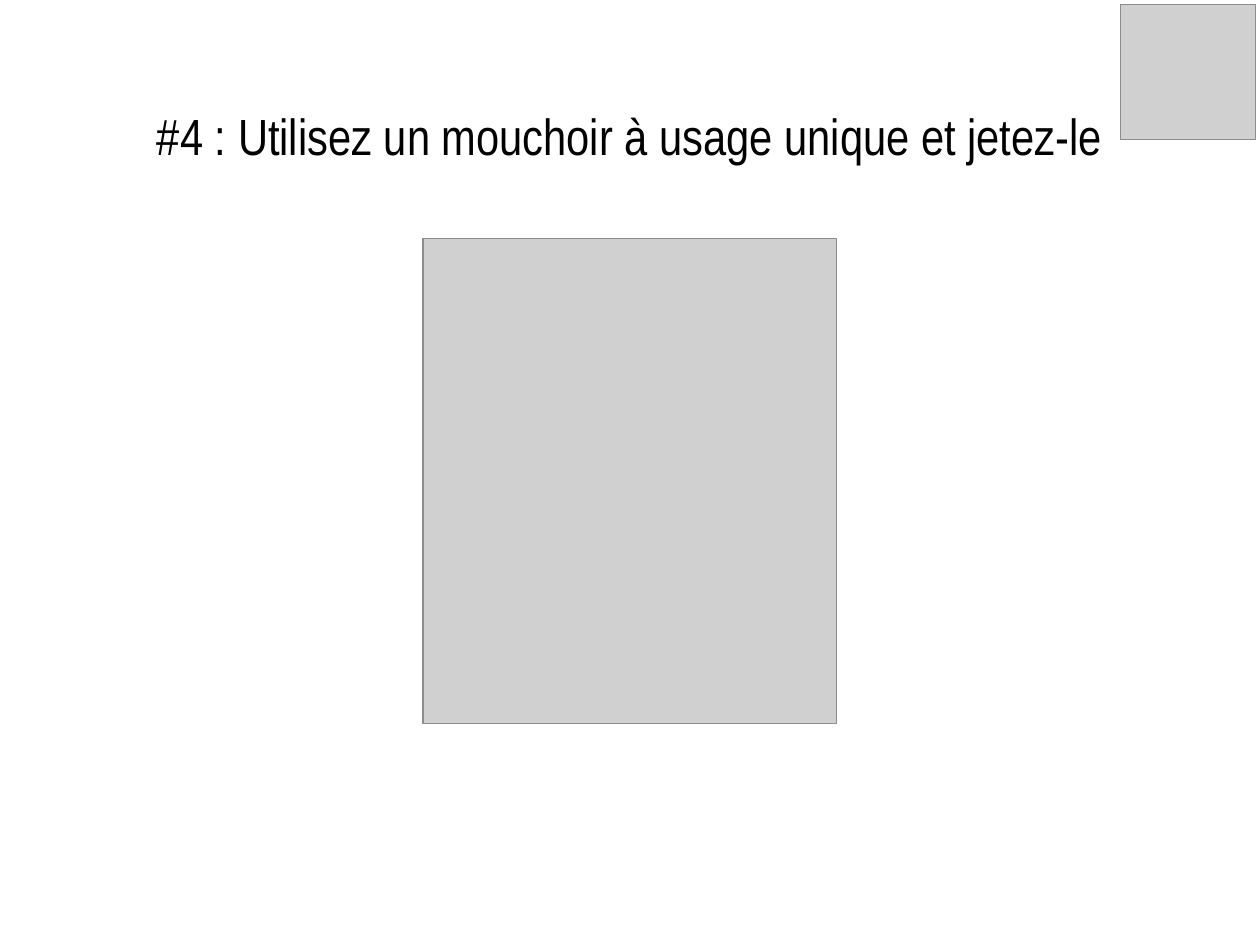
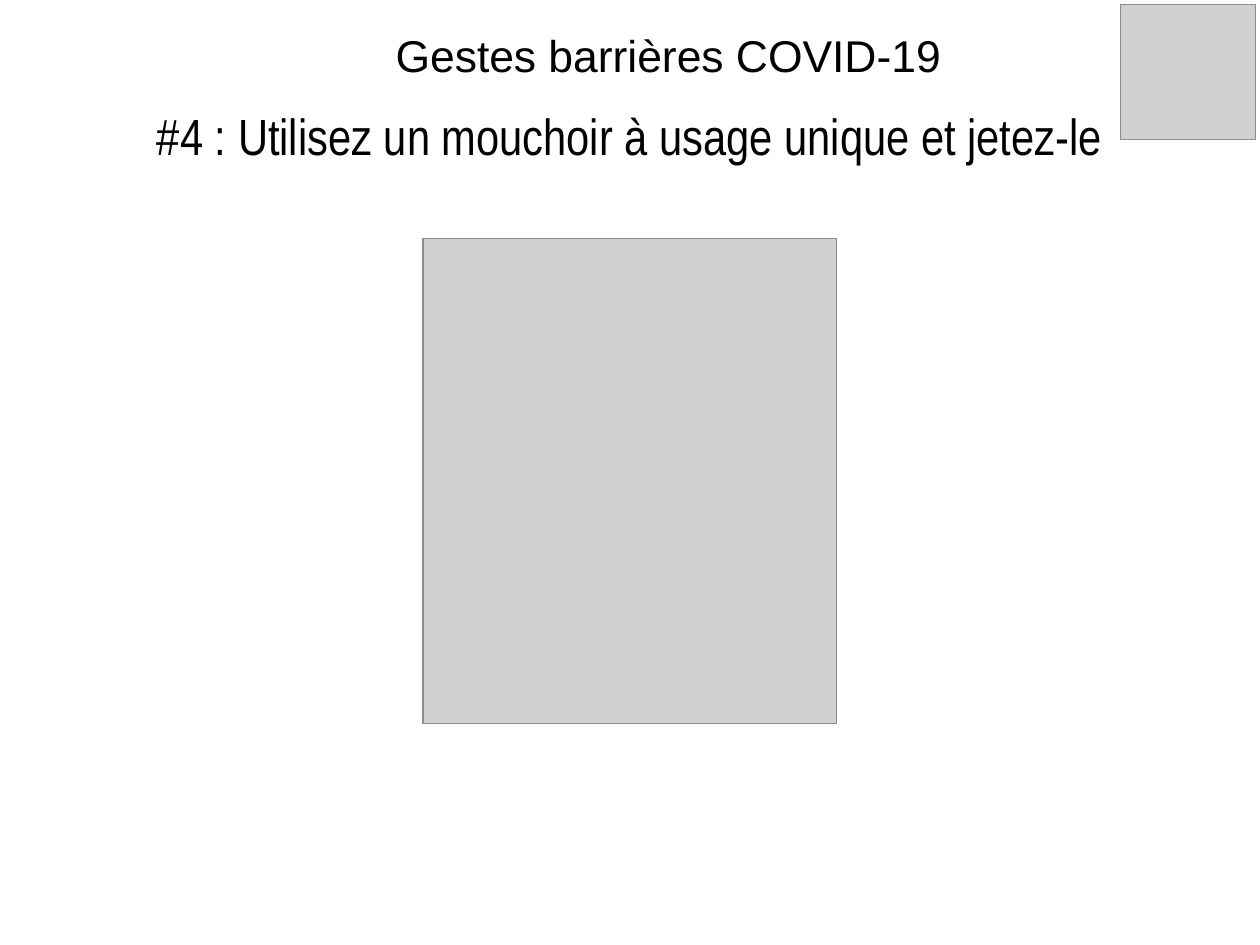
Before and after one commit to Evarisk/bibliotheque-media-risque, a slide deck: slide 4 of causerie/produits-emissions-dechets/gestes-barriere-covid-19/causerie_gestes-barriere-covid-19.odp. Drawn at 1260x945 pixels with LibreOffice and Linux fonts; fonts in the diff are those of the drawing; grey boxes stand for pictures; background and template pictures are left out. Boxes give left, top, right and bottom in pixels: in the first picture for what was removed or moved away, otherwise in the second. Text is boxed around its words. In the diff, an @@ line names an element or a change of style, - is before the commit and + after.

```diff
--- a/causerie/produits-emissions-dechets/gestes-barriere-covid-19/causerie_gestes-barriere-covid-19.odp
+++ b/causerie/produits-emissions-dechets/gestes-barriere-covid-19/causerie_gestes-barriere-covid-19.odp
@@ title added at box(396, 39, 941, 73), 28 pt, text #000000 @@
+Gestes barrières COVID-19
```
Also in this commit, not shown: 3 other slides changed, 1 other file.
